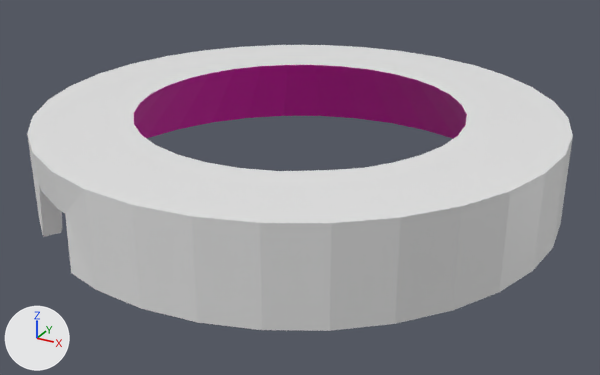
A saved change to the Blender file Content/07_Props/RoofFix.blend.
Before and after are seen from a camera (50 mm lens) standing at (29.9, -54.4, 24.0) and looking at (0.6, -1.0, -2.7). Arrows for +X, +Y and +Z are at lower left; the lights stay in place.
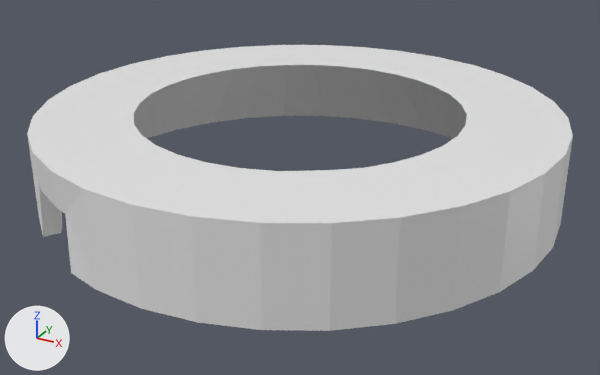
Where the change shows, as pixel boxes [x1, y1, x2, y2] in the pictures (600 x 375 px):
```json
{"part": 1, "of": "me_cylinder", "change": "recoloured", "before": [134, 65, 467, 139], "after": [134, 65, 467, 139]}
```

Scene script edits in JSON lines:
```json
{"block": "me_cylinder", "where": "me_cylinder.from_pydata(...)  # 164 vertices, 190 faces; spans x -1.0..1.0, y -1.0..1.0, z -1.0..1.01"}
{"block": "me_cylinder", "where": "# used by ob_cylinder; location = (0.0, 0.0, 0.0); scale = (20.4, 20.4, 3.53)"}
{"block": "me_cylinder", "change": "me_cylinder part 1: all 23 faces that had it switch from mat_material (pink #e700b8) to mat_material_003 (its picture is missing)"}
```
